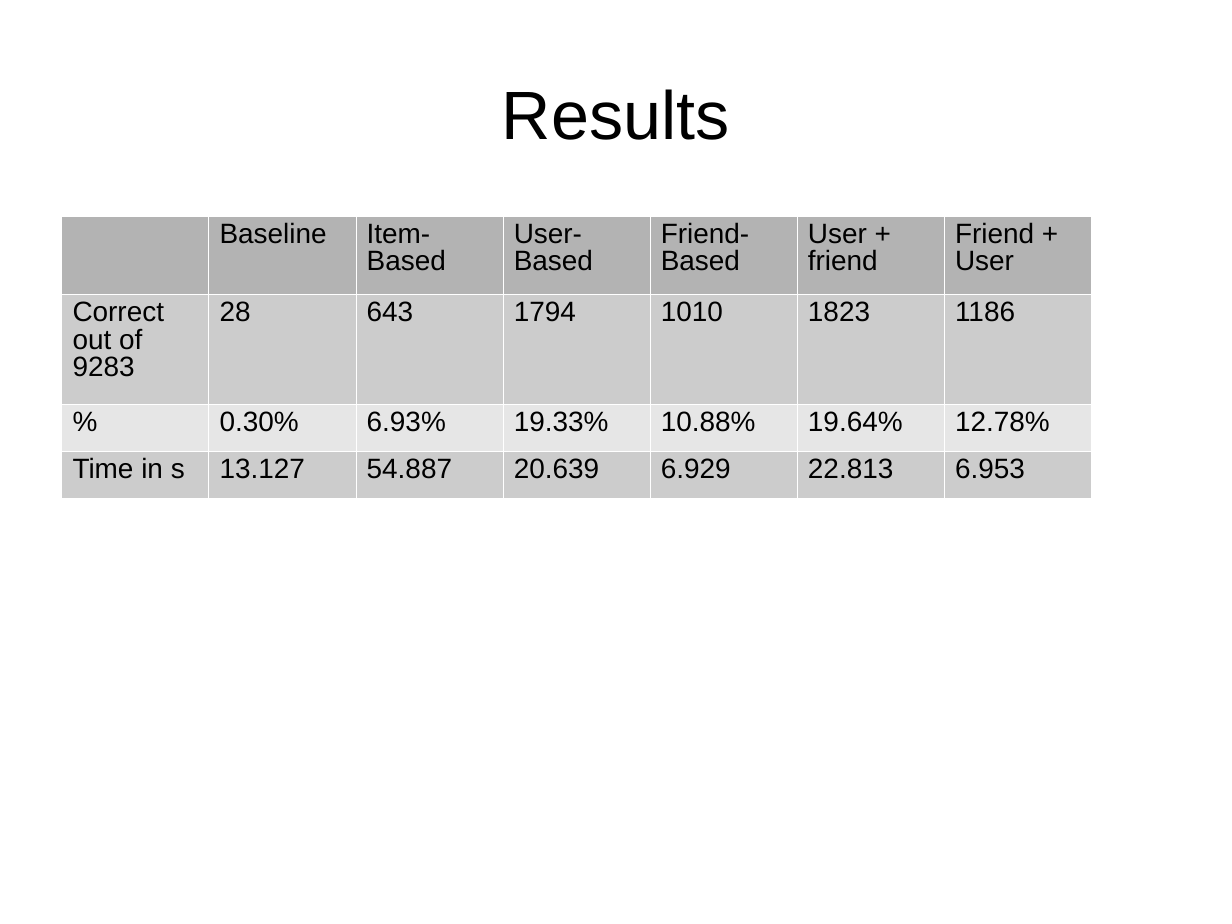
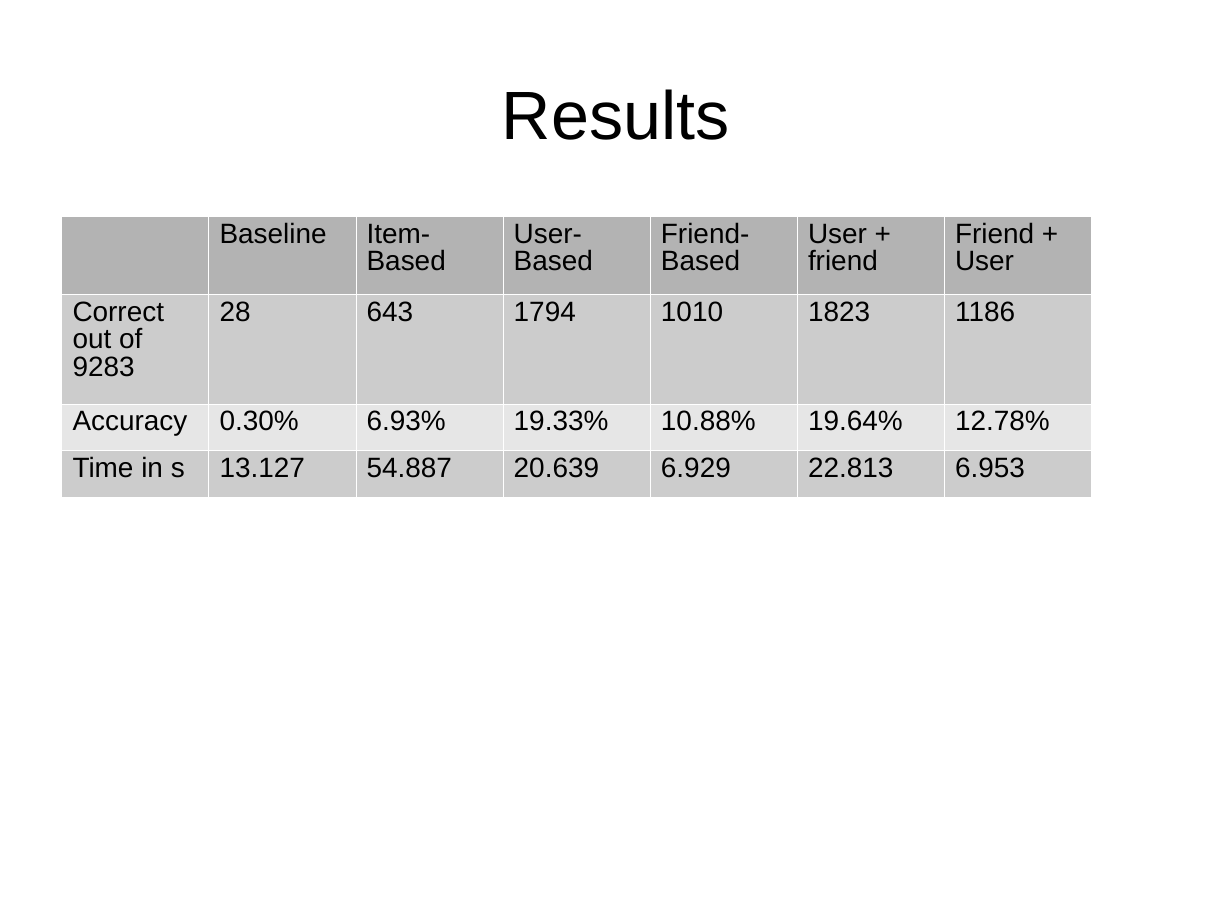
Before and after one commit to nvtslot/IR-recommender-lastfm, a slide deck: slide 10 of presentation.ppt (slide 9 before the commit). Drawn at 1232x924 pixels with LibreOffice and Linux fonts; fonts in the diff are those of the drawing. Boxes give left, top, right and bottom in pixels: in the first picture for what was removed or moved away, otherwise in the second. Text is boxed around its words. In the diff, an @@ line names an element or a change of style, - is before the commit and + after.

```diff
--- a/presentation.ppt
+++ b/presentation.ppt
@@ table at [61, 216, 1094, 497] @@
-row 3, column 1: %
+row 3, column 1: Accuracy
```
Also in this commit, not shown: 4 other slides changed, 3 slides added, 2 slides removed.
